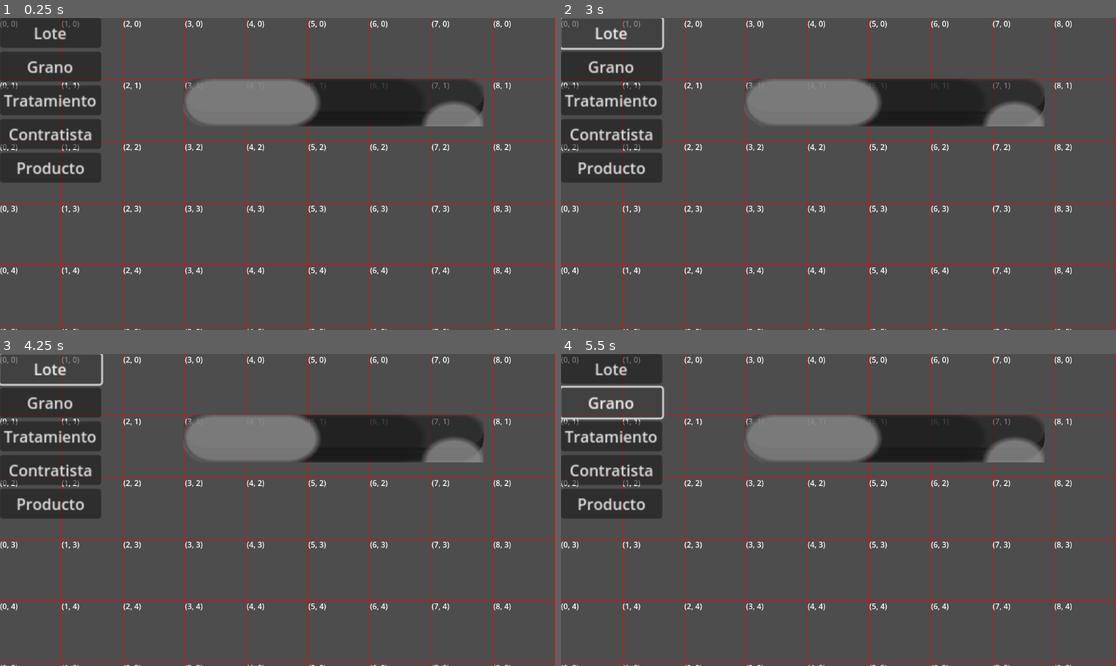
Above: before the commit, frames 1-4 (two rows, left to right).
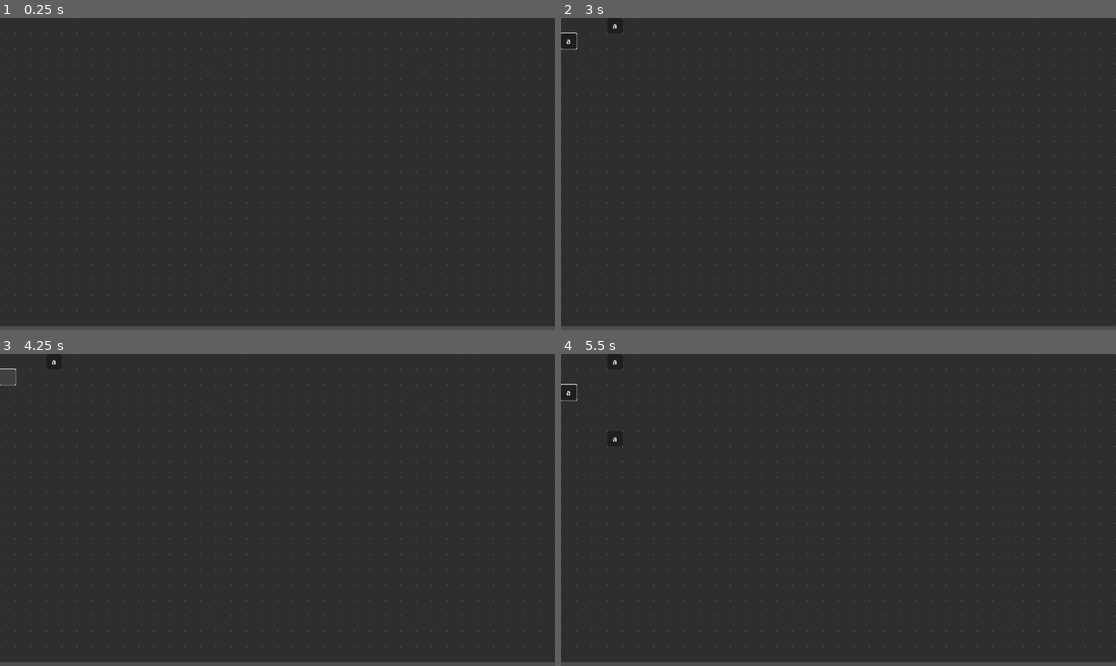
Above: after the commit, the same moments.

Repository: AleMinacori/gringoHelper
Game: Godot game, scene res://Main.tscn
The game is run twice, just before and just after one commit, with the same random seed, the same clock (stepped at 60 frames per second) and the same inputs.
Inputs (mouse positions are in pixels of both pictures, inside the frame that each line leads up to):
- Up to frame 1 (0.25 s): no input
- Up to frame 2 (3 s): click (610, 33) at 0.5 s, where only the run before the commit has a clickable "Lote"; click (566, 24) at 1.27 s; click (566, 24) at 2 s, where only the run after the commit has a clickable "a"; click (566, 39) at 2.77 s
- Up to frame 3 (4.25 s): click (5, 375) at 3.5 s, where only the run after the commit has a clickable "a"
- Up to frame 4 (5.5 s): click (610, 435) at 4.25 s, where only the run before the commit has a clickable "Tratamiento"; click (566, 391) at 5.02 s

The runs differ from the first frame. In frame 1, 87% of the frame differs, in the area x 0-100%, y 0-100%; in frame 2, 87%; in frame 3, 87%; in frame 4, 87%.

Commit message:
actualizacion

Diff:
--- /dev/null
+++ b/GringoHelper/CustomTile.gd
@@ -0,0 +1,24 @@
+class_name CustomTile extends Button
+
+@export var id = ''
+
+func _init(arg):
+	id = arg
+	set_toggle_mode(true)
+
+func _ready():
+	self.connect('mouse_entered', entered_listener)
+	set_action_mode(0)
+
+# ver que si clickeo sin entrar no hace el evento
+func entered_listener():
+	if Input.is_mouse_button_pressed( 1 ):
+		self.set_pressed(true)
+	if Input.is_mouse_button_pressed( 2 ):
+		self.set_pressed(false)
+
+func _toggled(toggled):
+	if toggled:
+		self.text = 'a'
+	else:
+		self.text = ''
--- /dev/null
+++ b/GringoHelper/Form.gd
@@ -0,0 +1,16 @@
+class_name Form extends VBoxContainer
+
+@onready var nombre :LineEdit = $Nombre
+@onready var area :LineEdit = $Area
+
+# Called when the node enters the scene tree for the first time.
+func _ready():
+	pass # Replace with function body.
+
+# Called every frame. 'delta' is the elapsed time since the previous frame.
+func _process(delta):
+	pass
+
+func _on_button_pressed():
+	print(nombre.text)
+	pass # Replace with function body.
--- a/GringoHelper/Main.tscn
+++ b/GringoHelper/Main.tscn
@@ -18,6 +18,7 @@
 script = ExtResource("3_da6jb")
 
 [node name="CanvasLayer" type="CanvasLayer" parent="."]
+visible = false
 offset = Vector2(2.08165e-12, 2.08165e-12)
 transform = Transform2D(1, 0, 0, 1, 2.08165e-12, 2.08165e-12)
 
@@ -64,19 +65,6 @@
 offset_right = 40.0
 offset_bottom = 40.0
 
-[node name="LoteForm" type="VBoxContainer" parent="CanvasLayer/GUI"]
-clip_contents = true
-layout_mode = 0
-offset_left = 381.0
-offset_top = 126.0
-offset_right = 421.0
-offset_bottom = 166.0
-scale = Vector2(15.5862, 12.36)
-
-[node name="TextEdit" type="TextEdit" parent="CanvasLayer/GUI/LoteForm"]
-layout_mode = 2
-placeholder_text = "Type here"
-
 [node name="HTTPRequest" type="HTTPRequest" parent="."]
 
 [connection signal="pressed" from="CanvasLayer/GUI/BaseButtons/HBoxContainer/Lote" to="CanvasLayer/GUI/BaseButtons/HBoxContainer/Lote" method="_on_pressed"]
--- a/GringoHelper/MainScripts/Grid.gd
+++ b/GringoHelper/MainScripts/Grid.gd
@@ -1,27 +1,26 @@
 class_name Grid
 extends Node2D
 
-@export var width: int = 12
-@export var height: int = 12
-@export var cell_size: int = 128
+@export var width: int = 36
+@export var height: int = 20
+@export var cell_size: int = 32
 @export var show_debug: bool = false
 
 var grid: Dictionary = {}
 
+func _input(event):
+	if event is InputEventMouseButton:
+		pass
+
+
 func generate_grid():
 	for x in width:
 		for y in height:
-			grid[Vector2(x,y)] = null
-			if show_debug:
-				var rect = ReferenceRect.new()
-				rect.position = grid_to_world(Vector2(x,y))
-				rect.size = Vector2(cell_size, cell_size)
-				rect.editor_only = false
-				add_child(rect)
-				var label = Label.new()
-				label.position = grid_to_world(Vector2(x,y))
-				label.text = str(Vector2(x,y))
-				add_child(label)
+			var button = CustomTile.new(str(Vector2(x,y)))
+			button.position = grid_to_world(Vector2(x,y))
+			button.size = Vector2(cell_size, cell_size)
+			add_child(button)
+			grid[Vector2(x,y)] = button
 
 func grid_to_world(_pos: Vector2) -> Vector2:
 	return _pos * cell_size
--- a/GringoHelper/test.tscn
+++ b/GringoHelper/test.tscn
@@ -1,7 +1,8 @@
-[gd_scene load_steps=3 format=3 uid="uid://16yqbon5ompn"]
+[gd_scene load_steps=4 format=3 uid="uid://16yqbon5ompn"]
 
 [ext_resource type="Texture2D" uid="uid://b6s8x0t4o5dlr" path="res://icon.svg" id="1_fywrn"]
 [ext_resource type="Script" path="res://Test/Sprite2D.gd" id="2_p5y3x"]
+[ext_resource type="Script" path="res://Form.gd" id="3_ah8vb"]
 
 [node name="Node2D" type="Node2D"]
 
@@ -9,3 +10,41 @@
 position = Vector2(641, 336)
 texture = ExtResource("1_fywrn")
 script = ExtResource("2_p5y3x")
+
+[node name="Form" type="VBoxContainer" parent="."]
+offset_left = 33.0
+offset_top = 79.0
+offset_right = 106.0
+offset_bottom = 204.0
+scale = Vector2(3, 3)
+script = ExtResource("3_ah8vb")
+
+[node name="Nombre" type="LineEdit" parent="Form"]
+layout_mode = 2
+placeholder_text = "Nombre"
+alignment = 1
+expand_to_text_length = true
+
+[node name="Area" type="LineEdit" parent="Form"]
+layout_mode = 2
+placeholder_text = "Area"
+alignment = 1
+expand_to_text_length = true
+
+[node name="Button" type="Button" parent="Form"]
+layout_mode = 2
+text = "Crear"
+
+[node name="OptionButton" type="OptionButton" parent="Form"]
+layout_mode = 2
+
+[node name="HBoxContainer" type="HBoxContainer" parent="."]
+offset_left = 189.0
+offset_top = 98.0
+offset_right = 229.0
+offset_bottom = 138.0
+
+[node name="Button" type="Button" parent="HBoxContainer"]
+layout_mode = 2
+
+[connection signal="pressed" from="Form/Button" to="Form" method="_on_button_pressed"]
